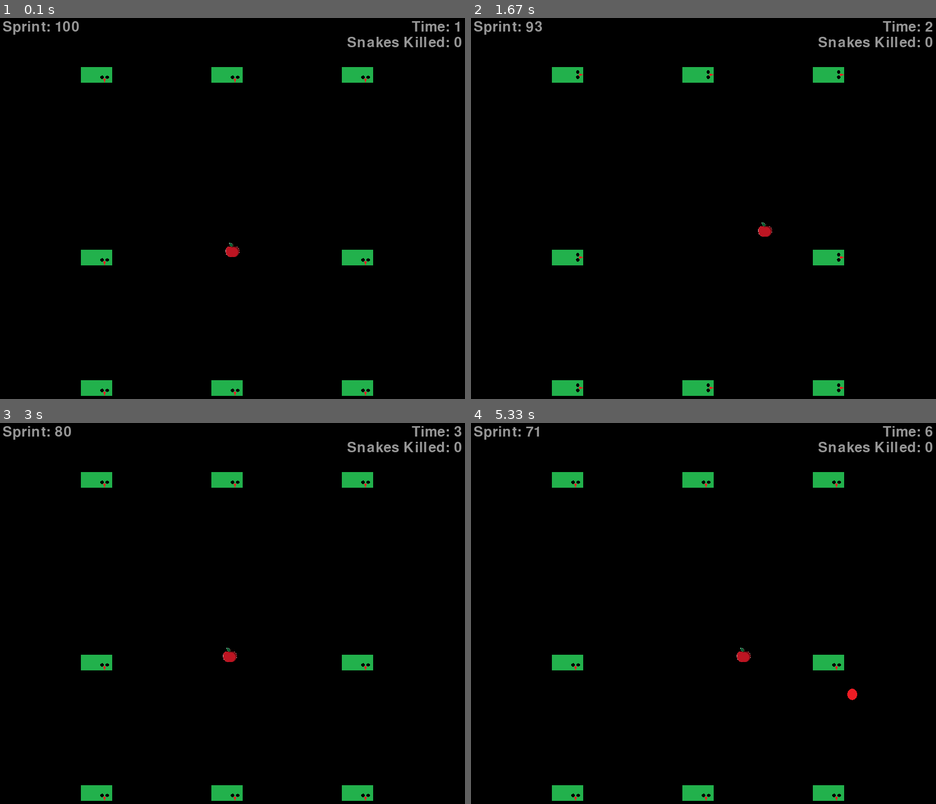
Above: before the commit, frames 1-4 (two rows, left to right).
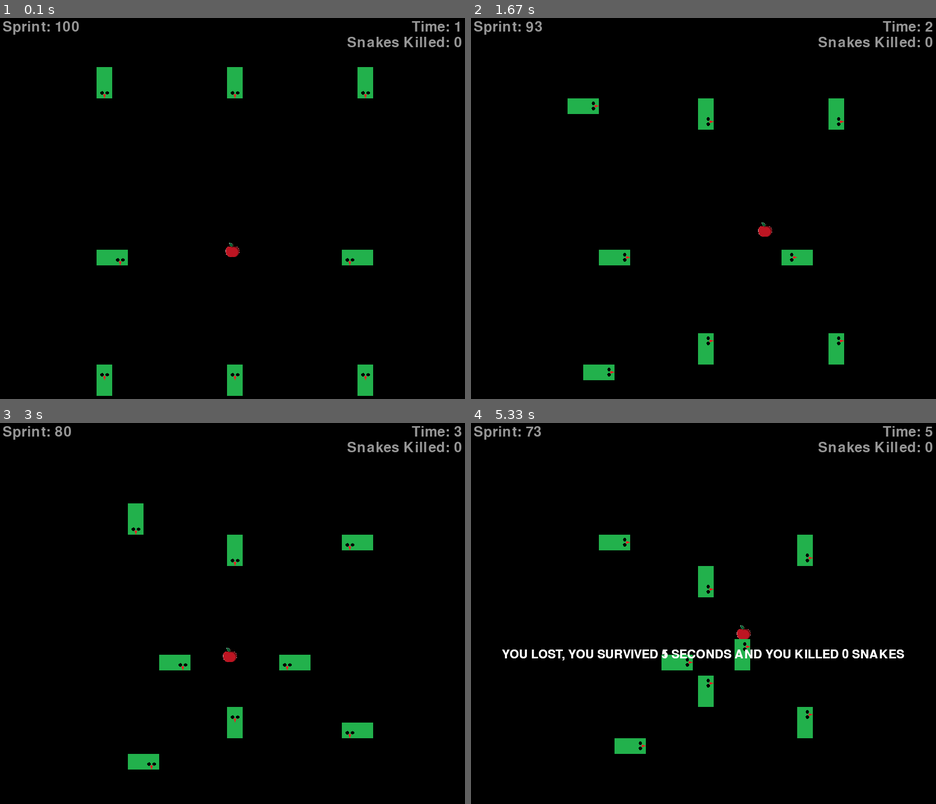
Above: after the commit, the same moments.

Repository: lorinzzz/cursed-snake-game
Game: pygame game, started from main.py
The game is run twice, just before and just after one commit, with the same random seed, the same clock (stepped at 60 frames per second) and the same inputs.
Inputs:
- Up to frame 1 (0.1 s): no input
- Up to frame 2 (1.67 s): hold D 0.33-0.8 s; hold W 0.83-1.13 s; tap Shift at 0.9, 1.23, 1.53 s; hold D 1.17-1.63 s
- Up to frame 3 (3 s): hold A 1.67-2.2 s; tap Shift at 1.73, 2.03, 2.3, 2.63, 2.93 s; hold S 2.23-2.53 s; hold A 2.57-2.97 s
- Up to frame 4 (5.33 s): hold W 3-3.37 s; tap Shift at 3.07, 3.47, 3.77, 4.13 s; hold D 3.4-4.03 s; hold S 4.07-4.43 s

The runs differ from the first frame. In frame 1, 2.0% of the frame differs, in the area x 17-81%, y 12-100%; in frame 2, 4.3%; in frame 3, 4.3%; in frame 4, 5.4%, in the area x 6-100%, y 0-100%.

Commit message:
boosters now have 10 seconds limit before disappearing

Diff:
--- a/main.py
+++ b/main.py
@@ -30,7 +30,8 @@
 USE_STAMINA = 20 # drain a percentage of stamina every 20ms == depletes full bar in 2 seconds
 BLACK = (0,0,0)
 WHITE = (255,255,255)
-FORTY_FIVE_SECONDS = 300 # 2700/60 = 45
+FORTY_FIVE_SECONDS = 2700 # 2700/60 = 45
+POWER_UP_TIME = 10000 # powers ups are only active for 10 seconds
 
 FOOD_DEATH_SOUND = pygame.mixer.Sound(os.path.join('Assets', 'food_death.mp3'))
 SHOOT_SOUND = pygame.mixer.Sound(os.path.join('Assets', 'shoot.mp3'))
@@ -46,6 +47,7 @@
 activate_poison_event = pygame.USEREVENT + 5
 activate_sprint_recharge_event = pygame.USEREVENT + 6
 activate_shoot_food_event = pygame.USEREVENT + 7
+disable_power_up_event = pygame.USEREVENT + 8
 
 FOOD_IMG = pygame.image.load(os.path.join('Assets', 'apple.png'))
 FOOD = pygame.transform.scale(FOOD_IMG, (BLOCK_WIDTH, BLOCK_HEIGHT))
@@ -246,7 +248,7 @@
                 pygame.event.post(pygame.event.Event(activate_shoot_food_event))
             elif power_up_status[0] == 3: # poison
                 pygame.event.post(pygame.event.Event(activate_poison_event))
-            return 0 # power picked up, so disable it
+            return 0 # power up picked up, so disable it
         else:
             return 1
 
@@ -350,21 +352,26 @@
             if event.type == food_collided_head_event:
                 end_game = 1
 
+            if event.type == disable_power_up_event:
+                power_up_status[1] = 0
+                print("power-up disabled!")
+
         food_movement(keys_pressed, food, sprint_stamina)
         # generate random location for power up spawn at a random time within intervals of 45 seconds
         if time_control > drop_power_up + number_of_power_ups_dropped*FORTY_FIVE_SECONDS:
+            pygame.time.set_timer(disable_power_up_event, 0) # disable timer
             power_up = pygame.Rect(30 * random.randint(0, 29), 30 * random.randint(0, 29), BLOCK_WIDTH, BLOCK_HEIGHT)
             power_up_status[0] = random.randint(1, 3)
             power_up_status[1] = 1 # can only be turned back to zero if food collides with power_up in another function
             drop_power_up = random.randint(0, FORTY_FIVE_SECONDS)
             number_of_power_ups_dropped += 1
-
+            pygame.time.set_timer(disable_power_up_event, POWER_UP_TIME) # set timer
         power_up_status[1] = handle_food_power_up_collision(food, power_up, power_up_status)
 
         if time_control % 40 == 0: # controls how fast the snake can move
             direction = snake_ai(snakes, food)
             prev_direction = direction
-            #snake_movement(snakes, direction)
+            snake_movement(snakes, direction)
 
         if time_control % 60 == 0: # add score every second
             time += 1
@@ -384,3 +391,9 @@
 
 if __name__ == "__main__":
     main()
+
+
+
+
+# 7/18/21
+# Notes: Need to work on the spawning and AI of snakes
